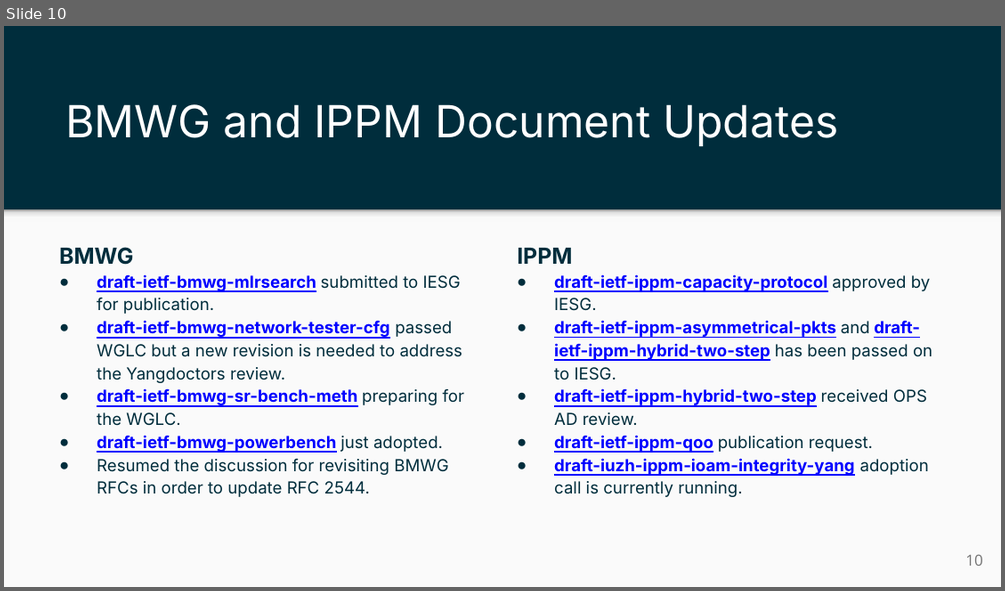
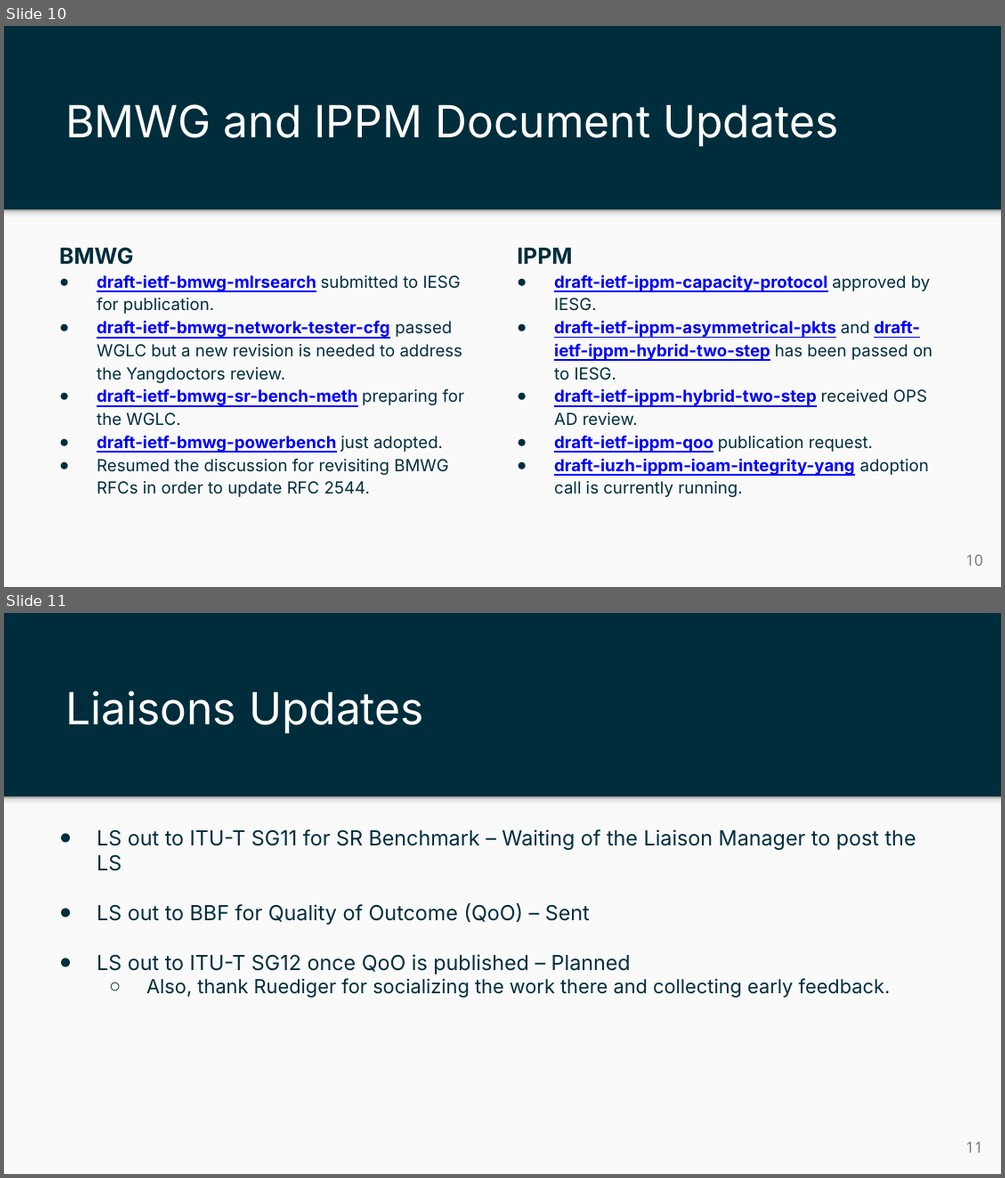
Before and after one commit to ietf-ippm/meeting-materials, a slide deck: interim-01/Slides/chair-slides-bmwg-ippm.pptx. Shown one above the other, each under a label of ours: slide 10 before the commit, slides 10 and 11 after it. The pictures are 1005x591 and 1005x1178 pixels, drawn with LibreOffice and Linux fonts; fonts in the diff are those of the drawing. Boxes give left, top, right and bottom in pixels: in the first picture for what was removed or moved away, otherwise in the second. Text is boxed around its words. In the diff, an @@ line names an element or a change of style, - is before the commit and + after.

```diff
--- a/interim-01/Slides/chair-slides-bmwg-ippm.pptx
+++ b/interim-01/Slides/chair-slides-bmwg-ippm.pptx
@@ slide 11 added at (4, 613, 1001, 1174), background #002D3C; not listed: 2 template elements that a slide beside it also shows @@
@@ title added at (65, 690, 424, 733), 32 pt, text #FFFFFF @@
+Liaisons Updates
@@ text added at (97, 829, 916, 997), 15 pt, text #002D3C @@
+● LS out to ITU-T SG11 for SR Benchmark – Waiting of the Liaison Manager to post the LS
+● LS out to BBF for Quality of Outcome (QoO) – Sent
+● LS out to ITU-T SG12 once QoO is published – Planned
+  ○ Also, thank Ruediger for socializing the work there and collecting early feedback.
@@ page number added at (965, 1142, 983, 1152), 11 pt, text #737373 @@
+11
```
Also in this commit, not shown: 2 slides changed.
